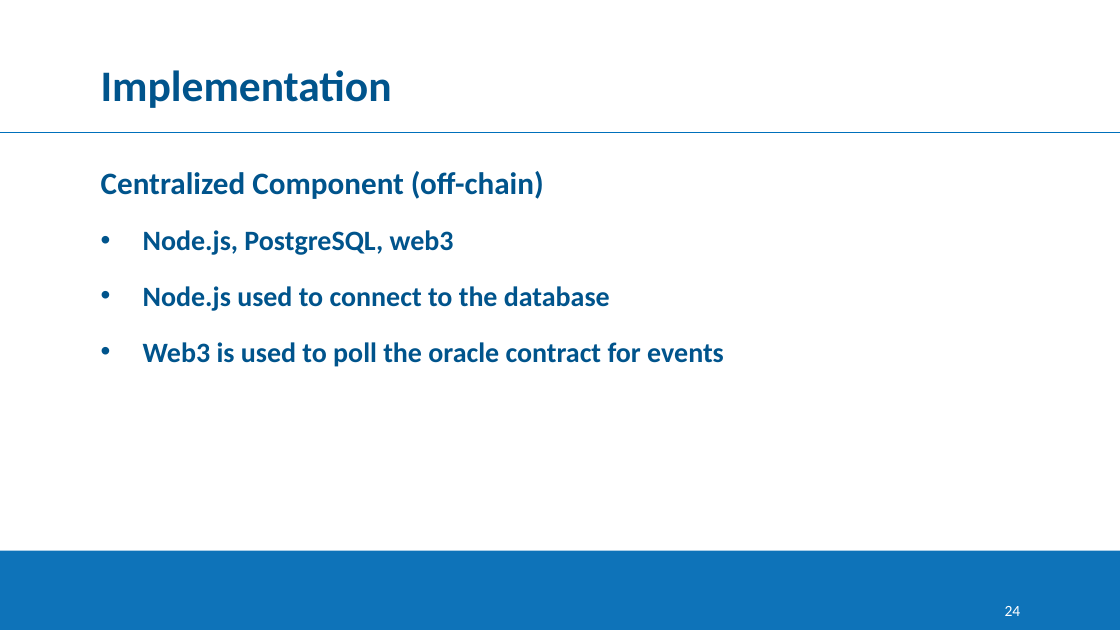
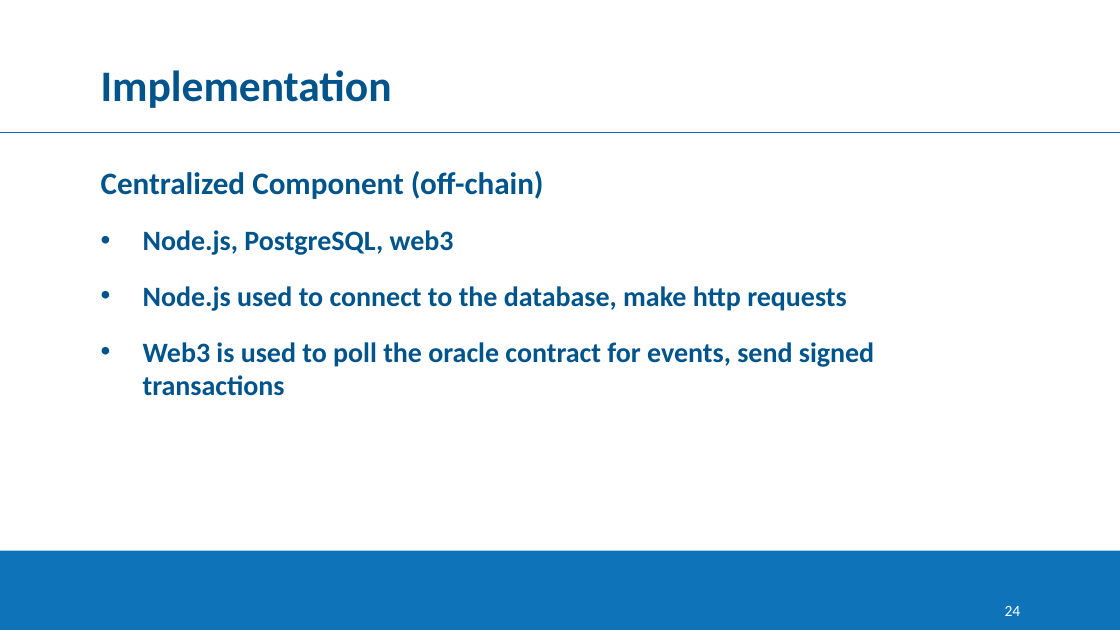
Before and after one commit to georgejohnchavady/Dissertation, a slide deck: slide 24 of Final/Dissertation PPT.pptx. Drawn at 1120x630 pixels with LibreOffice and Linux fonts; fonts in the diff are those of the drawing; background and template pictures are left out. Boxes give left, top, right and bottom in pixels: in the first picture for what was removed or moved away, otherwise in the second. Text is boxed around its words. In the diff, an @@ line names an element or a change of style, - is before the commit and + after.

Commit message:
ppt changes

```diff
--- a/Final/Dissertation PPT.pptx
+++ b/Final/Dissertation PPT.pptx
@@ text at [143, 286, 874, 396]: text changed @@
-• Node.js used to connect to the database
-• Web3 is used to poll the oracle contract for events
+• Node.js used to connect to the database, make http requests
+• Web3 is used to poll the oracle contract for events, send signed transactions
```
Also in this commit, not shown: 3 other slides changed, 1 other file.
